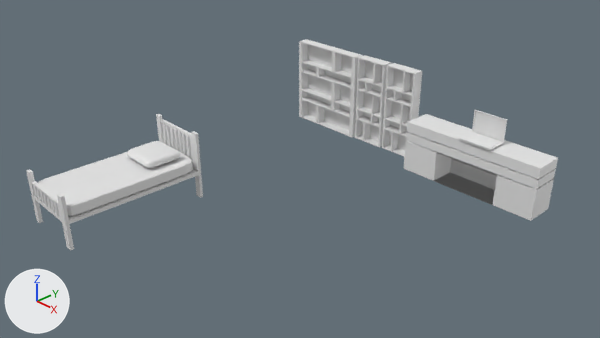
What one commit did to the Blender file ash_house_ash_room.blend.
Rendered twice from the file's camera 'Camera'. Every picture has the same lights, and +X, +Y and +Z are marked at lower left.

In view in the first picture: 'Bed-1', 'DeskLaptop', 'Shelf-1', 'Shelf-1.001', 'ShelfDouble-1'.
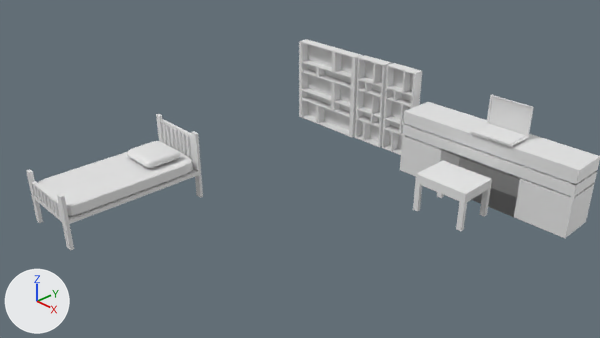
Location of each change, [x1, y1, x2, y2] in pixels of the pictures (600 x 338 px):
'DeskLaptop-1', added
    after: [400, 95, 600, 238]
'DeskLaptop', no longer drawn
    before: [404, 110, 558, 221]
'Stool-1', added
    after: [413, 160, 492, 231]

What changed in the scene script:
```text
Add mat_material_004:
    mat_material_004 = diffuse_material('Material.004')
    mat_material_004.base_color = (0.8, 0.8, 0.8)  # white #e7e7e7
Add me_cube_004_1:
    me_cube_004_1.from_pydata(...)  # 64 vertices, 62 faces; spans x -1.0..1.0, y -1.0..1.0, z -1.0..7.11
    me_cube_004_1.materials.append(mat_material_004)  # white #e7e7e7
Change col_desklaptop:
    remove col_desklaptop.objects.link(ob_cube_003)
    remove col_desklaptop.objects.link(ob_cube_004)
Add col_desklaptop_1:
    col_desklaptop_1 = bpy.data.collections.new('DeskLaptop-1')
    col_desklaptop_1.objects.link(ob_cube_003)
    col_desklaptop_1.objects.link(ob_cube_004)
Add ob_stool_1:
    ob_stool_1 = bpy.data.objects.new('Stool-1', me_cube_004_1)
    ob_stool_1.location = (1.02, 3.46, 1.11)
    ob_stool_1.rotation_euler = (0.0, 0.0, 1.571)  # degrees (0, 0, 90)
    ob_stool_1.scale = (-0.687, 0.887, -0.154)
Add ob_desklaptop_1:
    ob_desklaptop_1 = bpy.data.objects.new('DeskLaptop-1', None)
    ob_desklaptop_1.location = (1.2, 5.2, 0.05)
    ob_desklaptop_1.show_instancer_for_render = False
    ob_desklaptop_1.instance_type = 'COLLECTION'
    ob_desklaptop_1.instance_collection = col_desklaptop_1
```
